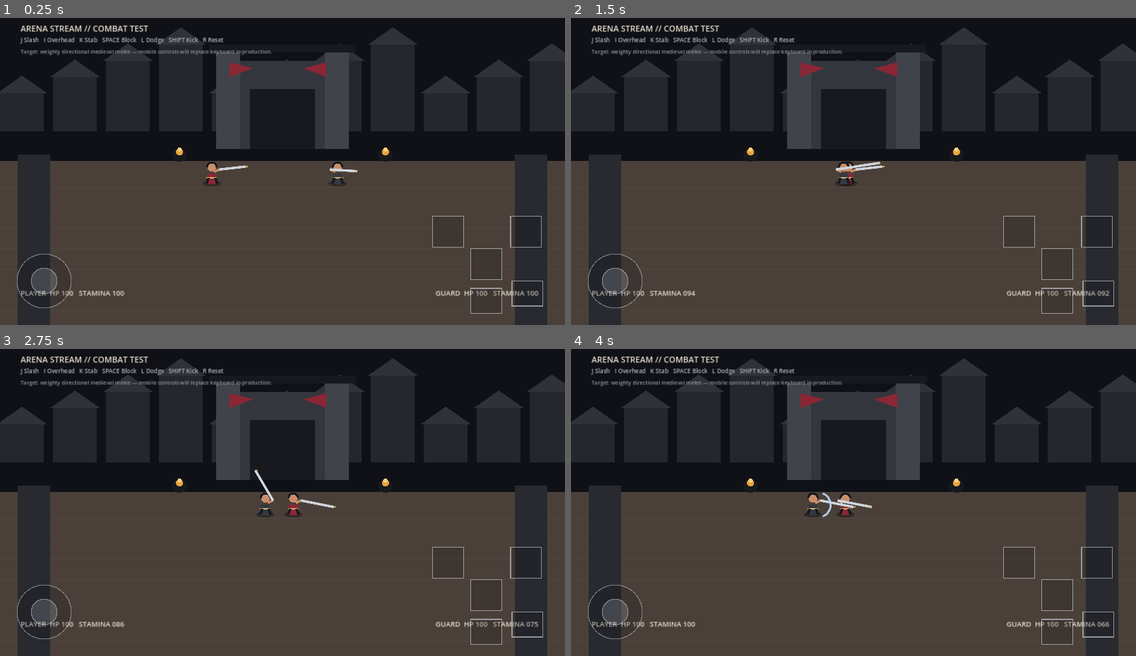
Above: before the commit, frames 1-4 (two rows, left to right).
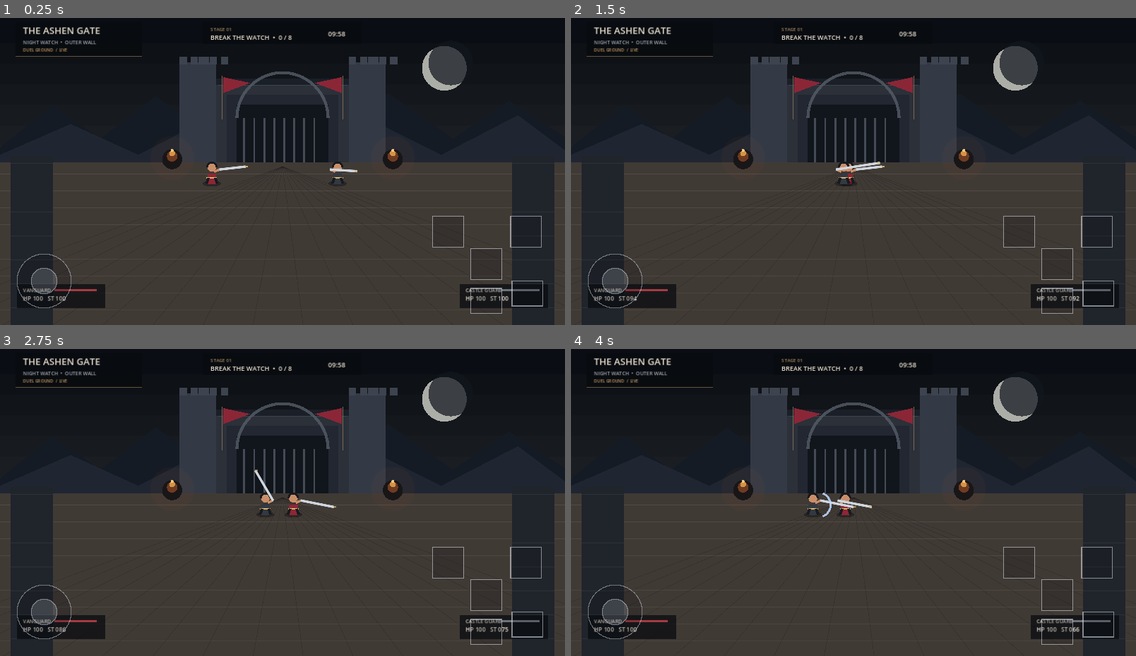
Above: after the commit, the same moments.

Repository: iiils3/arena-stream
Game: Godot game, scene res://scenes/showcase/combat_showcase.tscn
Two runs of this game, one before a commit and one after it. Both use one fixed random seed, a clock stepped at 60 frames per second and the inputs below.
Inputs (mouse positions are in pixels of both pictures, inside the frame that each line leads up to):
- Up to frame 1 (0.25 s): no input
- Up to frame 2 (1.5 s): tap Enter at 0.5 s; move the mouse to (977, 150) at 0.52 s; hold Right (ui_right) 0.53-1.25 s; hold L 0.53-1.25 s; click (977, 150) at 0.67 s; tap Space at 0.77 s; drag from (740, 183) to (825, 229) at 1.27 s
- Up to frame 3 (2.75 s): move the mouse to (339, 428) at 2.02 s; hold Right (ui_right) from 2.03 s (still down); tap I at 2.1 s
- Up to frame 4 (4 s): release Right (ui_right) at 2.75 s; drag from (825, 560) to (684, 450) at 2.77 s; move the mouse to (1023, 545) at 3.52 s; hold Left (ui_left) from 3.53 s (still down); tap Shift at 3.6 s; tap Space at 3.77 s

The runs differ from the first frame. In frame 1, 20% of the frame differs, in the area x 0-100%, y 2-100%; in frame 2, 20%; in frame 3, 20%; in frame 4, 20%.

Commit message:
art: elevate first combat arena presentation

Diff:
--- a/godot/scripts/showcase/combat_showcase.gd
+++ b/godot/scripts/showcase/combat_showcase.gd
@@ -93,43 +93,113 @@
     queue_redraw()
 
 func _draw() -> void:
-    draw_rect(Rect2(0,0,1920,1080), Color("#101116"))
-    # distant medieval skyline
-    for i in range(12):
-        var x := float(i * 180)
-        var h := float(130 + (i % 4) * 55)
-        draw_rect(Rect2(x, 420-h, 150, h), Color("#25272e"))
-        draw_colored_polygon(PackedVector2Array([
-            Vector2(x-10,420-h), Vector2(x+75,360-h), Vector2(x+160,420-h)
-        ]), Color("#30323a"))
-    # gate and towers
-    draw_rect(Rect2(780, 180, 360, 300), Color("#34363d"))
-    draw_rect(Rect2(850, 275, 220, 205), Color("#17191e"))
-    draw_rect(Rect2(735, 145, 80, 335), Color("#41434a"))
-    draw_rect(Rect2(1105, 145, 80, 335), Color("#41434a"))
-    draw_rect(Rect2(710, 125, 500, 26), Color("#17191e"))
-    # banners
-    draw_colored_polygon(PackedVector2Array([Vector2(780,185),Vector2(860,205),Vector2(780,235)]),Color("#8b2635"))
-    draw_colored_polygon(PackedVector2Array([Vector2(1110,185),Vector2(1030,205),Vector2(1110,235)]),Color("#8b2635"))
-    # battlefield
-    draw_colored_polygon(PackedVector2Array([
-        Vector2(0,520),Vector2(1920,520),Vector2(1920,1080),Vector2(0,1080)
-    ]), Color("#4a4039"))
-    for y in range(610, 1050, 70):
-        draw_line(Vector2(0,y), Vector2(1920,y), Color(1,1,1,0.035), 2)
-    # foreground pillars
-    draw_rect(Rect2(60, 500, 110, 580), Color("#282a30"))
-    draw_rect(Rect2(1750, 500, 110, 580), Color("#282a30"))
-    # fire bowls
-    for x in [610.0,1310.0]:
-        draw_circle(Vector2(x,500), 24, Color("#17191e"))
-        draw_circle(Vector2(x,490), 12, Color("#e6a23c"))
-        draw_circle(Vector2(x,482), 7, Color("#f4d37a"))
-    # title
-    draw_string(ThemeDB.fallback_font, Vector2(70,80), "ARENA STREAM // COMBAT TEST", HORIZONTAL_ALIGNMENT_LEFT, -1, 28, Color("#e7dfcf"))
-    draw_string(ThemeDB.fallback_font, Vector2(70,116), "J Slash   I Overhead   K Stab   SPACE Block   L Dodge   SHIFT Kick   R Reset", HORIZONTAL_ALIGNMENT_LEFT, -1, 20, Color("#aeb4bf"))
-    draw_string(ThemeDB.fallback_font, Vector2(70,155), "Target: weighty directional medieval melee — mobile controls will replace keyboard in production.", HORIZONTAL_ALIGNMENT_LEFT, -1, 18, Color("#8f969f"))
+    # Establishing composition: distant fortress, layered terrain, then the combat lane.
+    draw_rect(Rect2(0, 0, 1920, 1080), Color("#0a0d13"))
+
+    for band in range(7):
+        var band_y := 120.0 + float(band) * 70.0
+        var shade := 0.055 + float(band) * 0.012
+        draw_rect(Rect2(0, band_y, 1920, 72), Color(shade, shade + 0.012, shade + 0.028))
+
+    # Moon and distant mountain silhouettes.
+    draw_circle(Vector2(1510, 205), 76.0, Color("#d7d8cf", 0.78))
+    draw_circle(Vector2(1532, 187), 76.0, Color("#11151e", 0.72))
+
+    draw_colored_polygon(PackedVector2Array([
+        Vector2(0, 475), Vector2(180, 330), Vector2(340, 445), Vector2(530, 300),
+        Vector2(730, 450), Vector2(920, 325), Vector2(1110, 450), Vector2(1320, 290),
+        Vector2(1540, 445), Vector2(1730, 315), Vector2(1920, 440), Vector2(1920, 560),
+        Vector2(0, 560)
+    ]), Color("#151b24"))
+
+    draw_colored_polygon(PackedVector2Array([
+        Vector2(0, 500), Vector2(240, 395), Vector2(470, 500), Vector2(720, 370),
+        Vector2(990, 505), Vector2(1260, 380), Vector2(1500, 500), Vector2(1760, 365),
+        Vector2(1920, 485), Vector2(1920, 590), Vector2(0, 590)
+    ]), Color("#202631"))
+
+    # Fortress silhouette.
+    draw_rect(Rect2(650, 245, 620, 315), Color("#2b3039"))
+    draw_rect(Rect2(610, 185, 125, 375), Color("#343a45"))
+    draw_rect(Rect2(1185, 185, 125, 375), Color("#343a45"))
+    draw_rect(Rect2(770, 295, 380, 265), Color("#222731"))
+    draw_rect(Rect2(835, 330, 250, 230), Color("#080b10"))
+
+    for x in [610.0, 675.0, 1185.0, 1250.0]:
+        for battlement in range(3):
+            draw_rect(Rect2(x + float(battlement) * 38.0, 165, 25, 28), Color("#3d444f"))
+
+    draw_rect(Rect2(735, 240, 450, 22), Color("#1a1f28"))
+    draw_line(Vector2(740, 262), Vector2(1180, 262), Color("#606975", 0.35), 3.0)
+
+    # Gate depth and portcullis.
+    draw_rect(Rect2(805, 330, 310, 230), Color("#11151c"))
+    draw_arc(Vector2(960, 375), 155, PI, TAU, 32, Color("#555d68", 0.8), 10.0)
+    for x in range(830, 1100, 34):
+        draw_line(Vector2(x, 375), Vector2(x, 555), Color("#454b55"), 7.0)
+
+    # Banners.
+    draw_line(Vector2(755, 230), Vector2(755, 380), Color("#7b6b54"), 4.0)
+    draw_colored_polygon(PackedVector2Array([
+        Vector2(758, 235), Vector2(850, 255), Vector2(758, 290)
+    ]), Color("#8b2637"))
+    draw_line(Vector2(1165, 230), Vector2(1165, 380), Color("#7b6b54"), 4.0)
+    draw_colored_polygon(PackedVector2Array([
+        Vector2(1162, 235), Vector2(1070, 255), Vector2(1162, 290)
+    ]), Color("#8b2637"))
+
+    # Ground plane with depth bands.
+    draw_colored_polygon(PackedVector2Array([
+        Vector2(0, 525), Vector2(1920, 525), Vector2(1920, 1080), Vector2(0, 1080)
+    ]), Color("#403a35"))
+    for depth in range(9):
+        var y := 565.0 + float(depth) * 58.0
+        var alpha := 0.11 - float(depth) * 0.006
+        draw_line(Vector2(0, y), Vector2(1920, y), Color(0.92, 0.86, 0.74, alpha), 2.0)
+
+    # Perspective seams make the arena read as a physical space instead of a flat panel.
+    for x in range(-500, 2500, 170):
+        draw_line(Vector2(960, 540), Vector2(x, 1080), Color(0.08, 0.07, 0.065, 0.22), 2.0)
+
+    # Stone foreground walls and iron details.
+    draw_rect(Rect2(35, 505, 145, 575), Color("#20242b"))
+    draw_rect(Rect2(1740, 505, 145, 575), Color("#20242b"))
+    for y in range(530, 1080, 82):
+        draw_line(Vector2(35, y), Vector2(180, y), Color("#454a52", 0.35), 2.0)
+        draw_line(Vector2(1740, y), Vector2(1885, y), Color("#454a52", 0.35), 2.0)
+
+    # Braziers and restrained light pools.
+    for x in [585.0, 1335.0]:
+        draw_circle(Vector2(x, 515), 34.0, Color("#111318"))
+        draw_circle(Vector2(x, 505), 18.0, Color("#8f4825", 0.72))
+        draw_circle(Vector2(x, 495), 10.0, Color("#e2a14b", 0.9))
+        draw_circle(Vector2(x, 485), 5.0, Color("#f5d38a", 0.95))
+        draw_circle(Vector2(x, 510), 74.0, Color(0.75, 0.36, 0.12, 0.045))
+
+    # Combat-stage framing.
+    draw_rect(Rect2(52, 48, 430, 116), Color(0.03, 0.04, 0.055, 0.76))
+    draw_line(Vector2(52, 164), Vector2(482, 164), Color("#a48a62", 0.55), 2.0)
+    draw_string(ThemeDB.fallback_font, Vector2(78, 88), "THE ASHEN GATE", HORIZONTAL_ALIGNMENT_LEFT, -1, 32, Color("#e8dfcf"))
+    draw_string(ThemeDB.fallback_font, Vector2(78, 123), "NIGHT WATCH  •  OUTER WALL", HORIZONTAL_ALIGNMENT_LEFT, -1, 17, Color("#9fa6b0"))
+    draw_string(ThemeDB.fallback_font, Vector2(78, 148), "DUEL GROUND  /  LIVE", HORIZONTAL_ALIGNMENT_LEFT, -1, 14, Color("#c59a67"))
+
+    # Compact combat readout.
+    draw_rect(Rect2(690, 48, 540, 74), Color(0.03, 0.04, 0.055, 0.68))
+    draw_string(ThemeDB.fallback_font, Vector2(715, 78), "STAGE 01", HORIZONTAL_ALIGNMENT_LEFT, -1, 16, Color("#a48a62"))
+    draw_string(ThemeDB.fallback_font, Vector2(715, 108), "BREAK THE WATCH  •  0 / 8", HORIZONTAL_ALIGNMENT_LEFT, -1, 22, Color("#e8dfcf"))
+    draw_string(ThemeDB.fallback_font, Vector2(1115, 96), "09:58", HORIZONTAL_ALIGNMENT_LEFT, -1, 23, Color("#e8dfcf"))
+
+    # Player status strips; keep the battlefield unobstructed.
     if is_instance_valid(player):
-        draw_string(ThemeDB.fallback_font, Vector2(70,980), "PLAYER  HP %03d   STAMINA %03d" % [int(player.health), int(player.stamina)], HORIZONTAL_ALIGNMENT_LEFT, -1, 24, Color("#e7dfcf"))
+        draw_rect(Rect2(58, 940, 300, 82), Color(0.03, 0.04, 0.055, 0.72))
+        draw_string(ThemeDB.fallback_font, Vector2(78, 968), "VANGUARD", HORIZONTAL_ALIGNMENT_LEFT, -1, 17, Color("#d9d1c4"))
+        draw_string(ThemeDB.fallback_font, Vector2(78, 997), "HP %03d   ST %03d" % [int(player.health), int(player.stamina)], HORIZONTAL_ALIGNMENT_LEFT, -1, 20, Color("#eee7db"))
+        draw_rect(Rect2(185, 957, 145, 8), Color("#181b20"))
+        draw_rect(Rect2(185, 957, 145 * clampf(player.health / player.max_health, 0.0, 1.0), 8), Color("#a63a42"))
+
     if is_instance_valid(enemy):
-        draw_string(ThemeDB.fallback_font, Vector2(1480,980), "GUARD  HP %03d   STAMINA %03d" % [int(enemy.health), int(enemy.stamina)], HORIZONTAL_ALIGNMENT_LEFT, -1, 24, Color("#e7dfcf"))
+        draw_rect(Rect2(1562, 940, 300, 82), Color(0.03, 0.04, 0.055, 0.72))
+        draw_string(ThemeDB.fallback_font, Vector2(1582, 968), "CASTLE GUARD", HORIZONTAL_ALIGNMENT_LEFT, -1, 17, Color("#d9d1c4"))
+        draw_string(ThemeDB.fallback_font, Vector2(1582, 997), "HP %03d   ST %03d" % [int(enemy.health), int(enemy.stamina)], HORIZONTAL_ALIGNMENT_LEFT, -1, 20, Color("#eee7db"))
+        draw_rect(Rect2(1689, 957, 145, 8), Color("#181b20"))
+        draw_rect(Rect2(1689, 957, 145 * clampf(enemy.health / enemy.max_health, 0.0, 1.0), 8), Color("#6e737c"))
